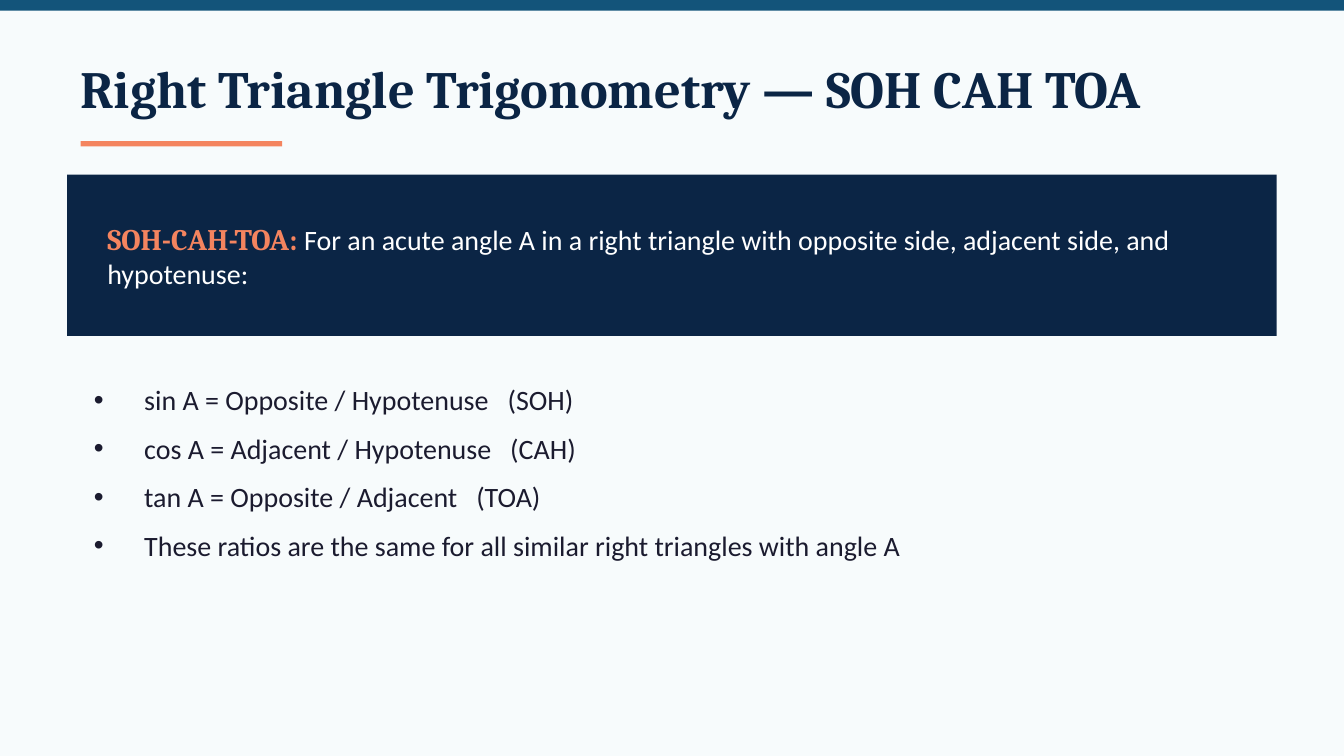
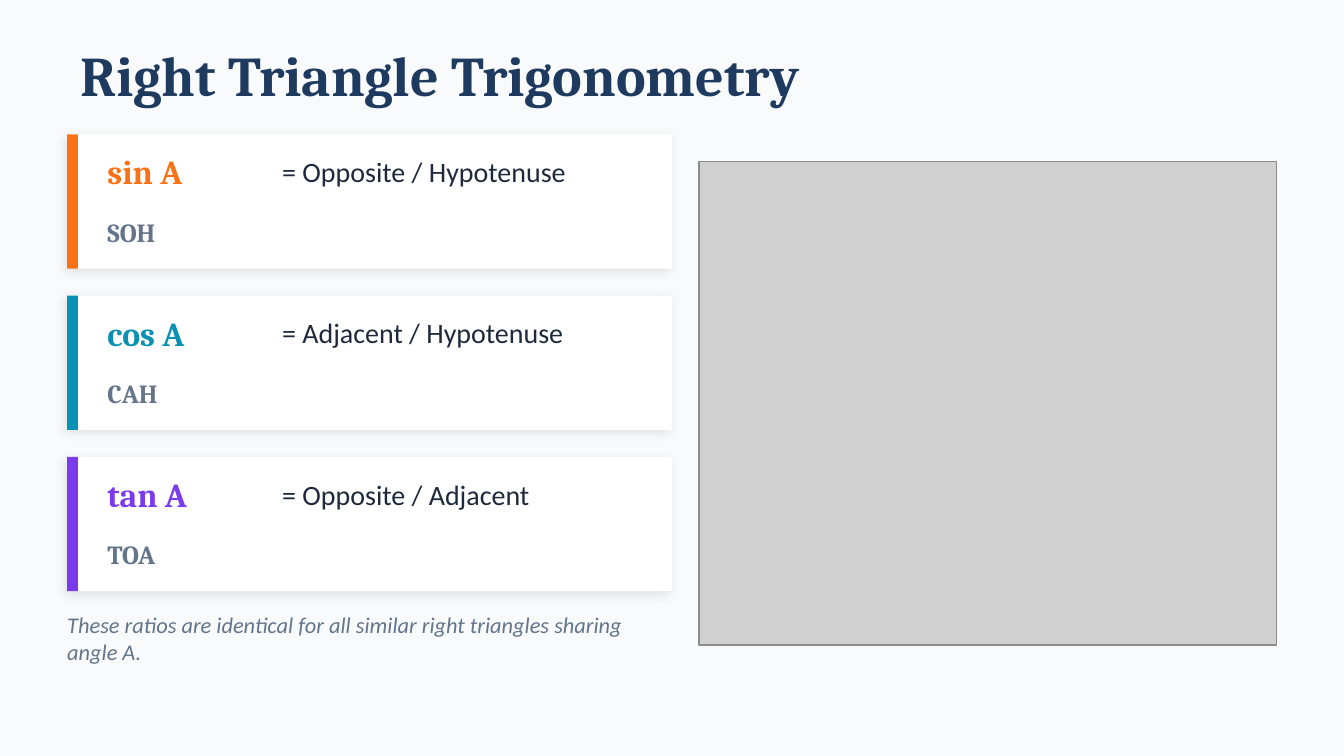
Before and after one commit to andrewhvolk/andrewhvolk.github.io, a slide deck: slide 13 of slides/Math130Unit3A.pptx. Drawn at 1344x756 pixels with LibreOffice and Linux fonts; fonts in the diff are those of the drawing; grey boxes stand for pictures. Boxes give left, top, right and bottom in pixels: in the first picture for what was removed or moved away, otherwise in the second. Text is boxed around its words. In the diff, an @@ line names an element or a change of style, - is before the commit and + after.

```diff
--- a/slides/Math130Unit3A.pptx
+++ b/slides/Math130Unit3A.pptx
@@ background #F7FBFC to #F8FAFC @@
@@ rectangle removed at [0, 0, 1344, 11] @@
@@ text at [81, 57, 799, 108]: text changed; size 28 to 30 pt; text colour #0B2545 to #1E3A5F @@
-Right Triangle Trigonometry — SOH CAH TOA
+Right Triangle Trigonometry
@@ rectangle: place and size @@
-rectangle at [81, 141, 282, 146]
+rectangle at [67, 134, 672, 269]
@@ rectangle at [67, 134, 672, 269]: fill #F4845F to #FFFFFF; shadow on @@
@@ rectangle added at [67, 134, 78, 269], fill #F97316 @@
@@ text "= Opposite / Hypotenuse" at [302, 162, 566, 187]: vertical alignment top to middle @@
@@ rectangle removed at [67, 175, 1277, 336] @@
@@ text at [107, 160, 182, 185]: text changed; size 15 to 18 pt; font Calibri to Cambria; text colour #FFFFFF to #F97316; bold on @@
-SOH-CAH-TOA: For an acute angle A in a right triangle with opposite side, adjacent side, and hypotenuse:
+sin A
@@ text at [302, 162, 566, 187]: text changed; text colour #1B1B2F to #1E293B @@
-• sin A = Opposite / Hypotenuse (SOH)
-• cos A = Adjacent / Hypotenuse (CAH)
-• tan A = Opposite / Adjacent (TOA)
-• These ratios are the same for all similar right triangles with angle A
+= Opposite / Hypotenuse
@@ picture added at [699, 161, 1277, 645] @@
@@ text added at [107, 224, 155, 242], 14 pt, text #64748B, bold @@
+SOH
@@ rectangle added at [67, 296, 672, 430], fill #FFFFFF @@
@@ rectangle added at [67, 296, 78, 430], fill #0891B2 @@
@@ text added at [107, 323, 184, 347], 18 pt, text #0891B2, bold @@
+cos A
@@ text added at [302, 323, 563, 348], 15 pt, text #1E293B @@
+= Adjacent / Hypotenuse
@@ text added at [107, 385, 157, 403], 14 pt, text #64748B, bold @@
+CAH
@@ rectangle added at [67, 457, 672, 591], fill #FFFFFF @@
@@ rectangle added at [67, 457, 78, 591], fill #7C3AED @@
@@ text added at [107, 484, 187, 508], 18 pt, text #7C3AED, bold @@
+tan A
@@ text added at [302, 485, 529, 510], 15 pt, text #1E293B @@
+= Opposite / Adjacent
@@ text added at [107, 546, 155, 564], 14 pt, text #64748B, bold @@
+TOA
@@ text added at [67, 617, 621, 664], 12 pt, text #64748B, italic @@
+These ratios are identical for all similar right triangles sharing angle A.
```
Also in this commit, not shown: 22 other slides changed, 3 slides added, 3 slides removed, 8 other files.
